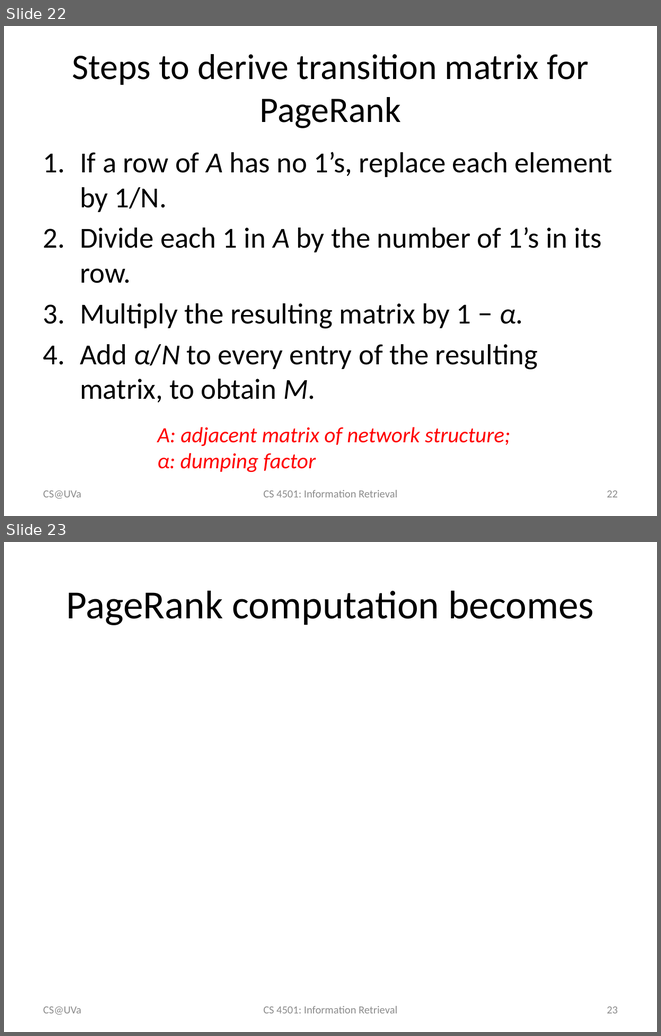
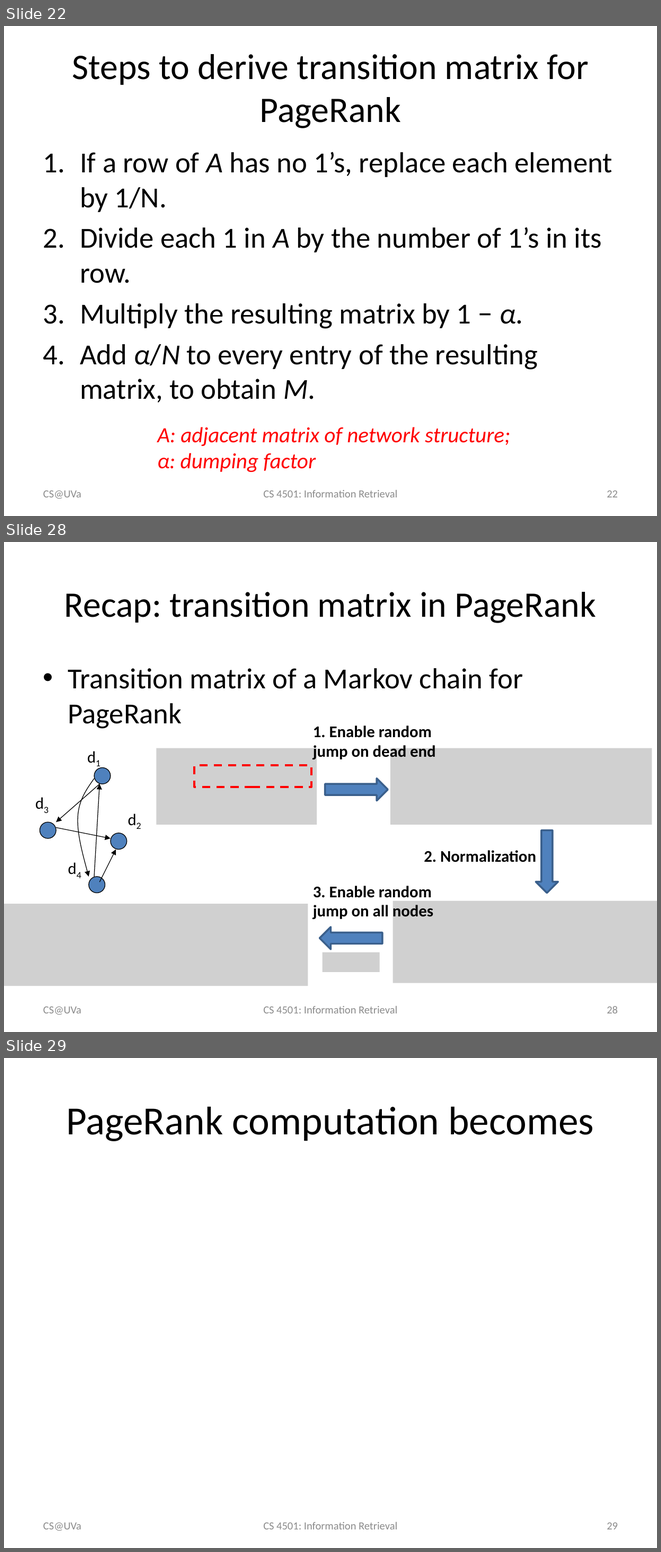
Before and after one commit to wang296/IR2015, a slide deck: docs/Link Analysis.pptx. Shown one above the other, each under a label of ours: slides 22 and 23 before the commit, slides 22, 28 and 29 after it; the slides between them are not shown. The pictures are 661x1036 and 661x1552 pixels, drawn with LibreOffice and Linux fonts; fonts in the diff are those of the drawing; grey boxes stand for pictures. Boxes give left, top, right and bottom in pixels: in the first picture for what was removed or moved away, otherwise in the second. Text is boxed around its words. In the diff, an @@ line names an element or a change of style, - is before the commit and + after.

```diff
--- a/docs/Link Analysis.pptx
+++ b/docs/Link Analysis.pptx
@@ slide 28 added at (4, 542, 657, 1032), background #FFFFFF @@
@@ title added at (64, 592, 597, 623), 39.6 pt, text #000000 @@
+Recap: transition matrix in PageRank
@@ text added at (68, 668, 523, 729), 32 pt, text #000000 @@
+• Transition matrix of a Markov chain for PageRank
@@ text added at (313, 725, 436, 761), 18 pt, text #000000, bold @@
+1. Enable random jump on dead end
@@ picture added at (156, 748, 317, 824) @@
@@ picture added at (390, 748, 652, 824) @@
@@ group added at (29, 743, 148, 893): 4 ellipses, 4 arrows, 4 texts, 1 freeform shape @@
+d1
+d2
+d4
+d3
@@ rectangle added at (195, 765, 311, 787), outline #FF0000 2.25 pt dashed @@
@@ right arrow added at (325, 778, 388, 801), fill #4F81BD, outline #3A5F8C 2 pt @@
@@ right arrow added at (536, 830, 558, 893), fill #4F81BD, outline #3A5F8C 2 pt @@
@@ text added at (424, 850, 536, 862), 18 pt, text #000000, bold @@
+2. Normalization
@@ text added at (313, 885, 433, 919), 18 pt, text #000000, bold @@
+3. Enable random jump on all nodes
@@ picture added at (4, 904, 308, 986) @@
@@ picture added at (392, 900, 657, 983) @@
@@ right arrow added at (319, 927, 382, 949), fill #4F81BD, outline #3A5F8C 2 pt @@
@@ picture added at (322, 952, 379, 972) @@
@@ text added at (43, 1006, 81, 1014), 12 pt, text #8C8C8C @@
+CS@UVa
@@ text added at (263, 1006, 397, 1013), 12 pt, text #8C8C8C @@
+CS 4501: Information Retrieval
@@ page number added at (607, 1006, 618, 1013), 12 pt, text #8C8C8C @@
+28
@@ what was slide 23 is now slide 29 @@
@@ page number at (607, 1522, 618, 1529): text changed @@
-23
+29
```
Also in this commit, not shown: 6 other slides added, 1 other file.
